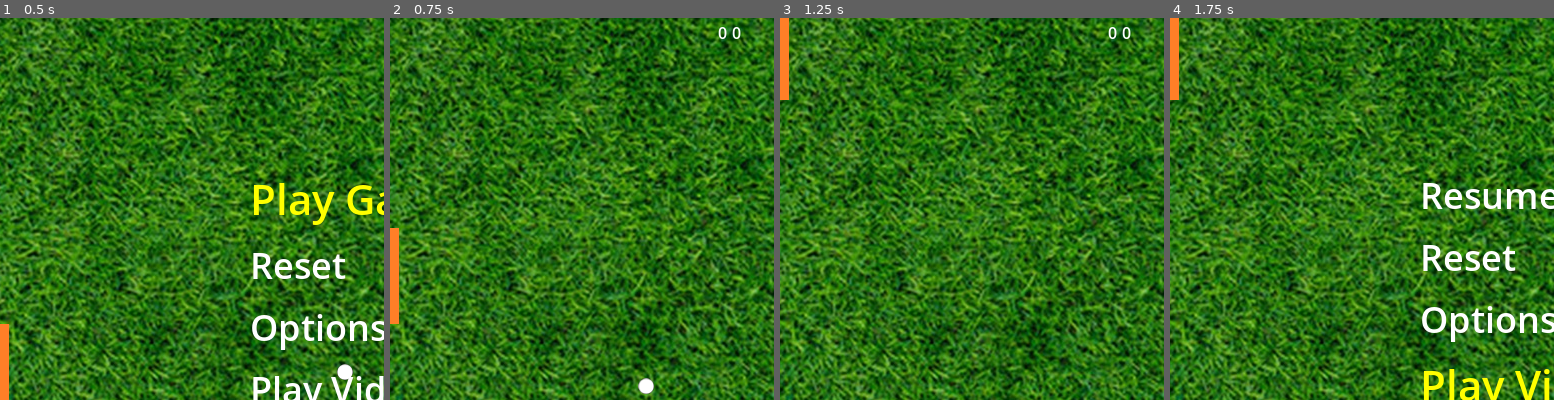
Above: before the commit, frames 1-4 (left to right).
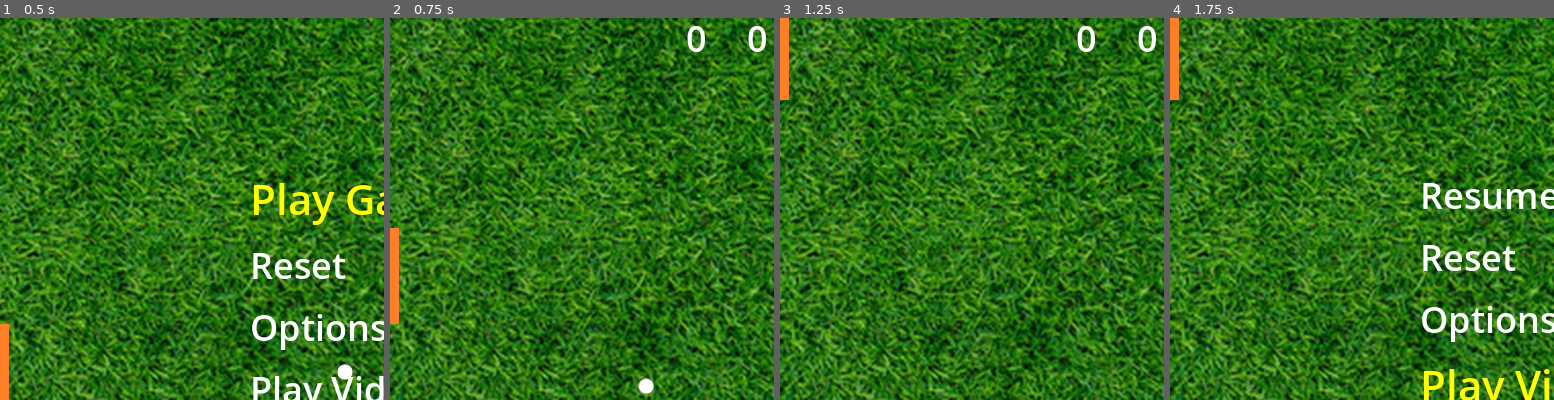
Above: after the commit, the same moments.

Repository: VDPatrick/Pong-Variant
Game: Godot game, scene res://Main.tscn
The game is run twice, just before and just after one commit, with the same random seed, the same clock (stepped at 60 frames per second) and the same inputs.
Inputs:
- Up to frame 1 (0.5 s): no input
- Up to frame 2 (0.75 s): tap Enter (confirm) at 0.5, 0.6 s; hold W (p1_up) from 0.53 s (still down)
- Up to frame 3 (1.25 s): keep holding W (p1_up)
- Up to frame 4 (1.75 s): release W (p1_up) at 1.28 s; hold Escape (back) from 1.28 s (still down); tap Enter (confirm) at 1.35 s
The pictures show only the part of the screen within x 6-56%, y 4-54%; the shares and areas given below are measured in that part.

Frame 1 is identical in both runs. In frame 2, 0.5% of the frame differs, in the area x 77-98%, y 2-9%; in frame 3, 0.5%; in frame 4, nothing differs.

Commit message:
some layout changes

Diff:
--- a/Ball.gd
+++ b/Ball.gd
@@ -7,6 +7,9 @@
 # Drag a circular PNG here (e.g., 16×16). If auto_resize_shape = true, the radius will match half the smallest texture dimension.
 @export var ball_texture: Texture2D
 @export var auto_resize_shape: bool = true
+
+signal paddle_hit
+signal wall_hit
 
 var rng: RandomNumberGenerator = RandomNumberGenerator.new()
 
@@ -34,6 +37,7 @@
 		var collider: Node2D = collision.get_collider() as Node2D
 		if collider and collider.is_in_group(&"paddle"):
 			# Angle bounce based on where the ball hit the paddle
+			emit_signal("paddle_hit")
 			var paddle_cs: CollisionShape2D = collider.get_node("CollisionShape2D") as CollisionShape2D
 			var rect: RectangleShape2D = paddle_cs.shape as RectangleShape2D
 			var half_h: float = rect.size.y * 0.5
@@ -46,6 +50,7 @@
 			velocity = Vector2(new_dir_x, 0.0).rotated(bounce_ang).normalized() * new_speed
 		else:
 			# Top/bottom wall bounce
+			emit_signal("wall_hit")
 			velocity = velocity.bounce(collision.get_normal())
 
 		var remainder: Vector2 = collision.get_remainder()
--- a/Main.gd
+++ b/Main.gd
@@ -17,6 +17,11 @@
 @onready var score_ui: Control = $CanvasLayer/Score
 
 @onready var menu: Control = $CanvasLayer/Menu
+
+@onready var music: AudioStreamPlayer2D = $Music
+@onready var sfx_paddle: AudioStreamPlayer2D = $SfxPaddle
+@onready var sfx_wall: AudioStreamPlayer2D = $SfxWall
+@onready var sfx_goal: AudioStreamPlayer2D = $SfxGoal
 
 # Remember starting positions so "Reset Game" can restore them
 var start_ball_pos: Vector2
@@ -43,6 +48,13 @@
 
 	_enter_menu()
 
+	ball.paddle_hit.connect(_on_ball_paddle_hit)
+	ball.wall_hit.connect(_on_ball_wall_hit)
+
+	# Start music once (keeps playing across menu/game)
+	if music.stream and not music.playing:
+		music.play()
+
 func _process(_delta: float) -> void:
 	if state == GameState.PLAYING and Input.is_action_just_pressed("back"):
 		_enter_menu()
@@ -51,12 +63,14 @@
 	if body == ball and state == GameState.PLAYING:
 		score_right += 1
 		_update_score()
+		sfx_goal.play()
 		ball.reset_ball(true)
 
 func _on_goal_right(body: Node) -> void:
 	if body == ball and state == GameState.PLAYING:
 		score_left += 1
 		_update_score()
+		sfx_goal.play()
 		ball.reset_ball(true)
 
 func _update_score() -> void:
@@ -124,3 +138,11 @@
 
 func _on_menu_video() -> void:
 	print("Play Video selected (TODO)")
+
+func _on_ball_paddle_hit() -> void:
+	if state == GameState.PLAYING:
+		sfx_paddle.play()
+
+func _on_ball_wall_hit() -> void:
+	if state == GameState.PLAYING:
+		sfx_wall.play()
--- a/Main.tscn
+++ b/Main.tscn
@@ -10,6 +10,9 @@
 [ext_resource type="Texture2D" uid="uid://d2aldougbakob" path="res://Goal-Placeholder.png" id="8_trn2v"]
 [ext_resource type="Script" uid="uid://rbfrn4ie5yqf" path="res://Menu.gd" id="9_03owx"]
 [ext_resource type="Texture2D" uid="uid://cgavlk1ncdjim" path="res://Grass-Placeholder.jpg" id="10_wkp8b"]
+[ext_resource type="AudioStream" uid="uid://sbi4ar2ajb3y" path="res://select.wav" id="11_20pc6"]
+[ext_resource type="AudioStream" uid="uid://ckqm1520xteed" path="res://background-placeholder.mp3" id="11_c6i3y"]
+[ext_resource type="AudioStream" uid="uid://cgxhkxsw078e3" path="res://cheer-placeholder.wav" id="13_c6i3y"]
 
 [sub_resource type="CircleShape2D" id="CircleShape2D_3dxm6"]
 radius = 8.0
@@ -130,17 +133,20 @@
 [node name="CanvasLayer" type="CanvasLayer" parent="."]
 
 [node name="Score" type="HBoxContainer" parent="CanvasLayer"]
-offset_left = 365.0
+offset_left = 341.0
 offset_top = 25.0
-offset_right = 405.0
-offset_bottom = 65.0
+offset_right = 383.0
+offset_bottom = 75.0
+theme_override_constants/separation = 40
 alignment = 1
 
 [node name="Left" type="Label" parent="CanvasLayer/Score"]
 layout_mode = 2
+theme_override_font_sizes/font_size = 36
 
 [node name="Right" type="Label" parent="CanvasLayer/Score"]
 layout_mode = 2
+theme_override_font_sizes/font_size = 36
 
 [node name="Menu" type="Control" parent="CanvasLayer"]
 layout_mode = 3
@@ -183,3 +189,23 @@
 texture_filter = 1
 position = Vector2(384, 384)
 texture = ExtResource("10_wkp8b")
+
+[node name="Music" type="AudioStreamPlayer2D" parent="."]
+stream = ExtResource("11_c6i3y")
+bus = &"Music"
+parameters/looping = true
+
+[node name="SfxPaddle" type="AudioStreamPlayer2D" parent="."]
+stream = ExtResource("11_20pc6")
+max_polyphony = 8
+bus = &"SFX"
+
+[node name="SfxWall" type="AudioStreamPlayer2D" parent="."]
+stream = ExtResource("11_20pc6")
+max_polyphony = 8
+bus = &"SFX"
+
+[node name="SfxGoal" type="AudioStreamPlayer2D" parent="."]
+stream = ExtResource("13_c6i3y")
+max_polyphony = 3
+bus = &"SFX"
--- /dev/null
+++ b/default_bus_layout.tres
@@ -0,0 +1,15 @@
+[gd_resource type="AudioBusLayout" format=3 uid="uid://2hsj0qnw0qxx"]
+
+[resource]
+bus/1/name = &"Music"
+bus/1/solo = false
+bus/1/mute = false
+bus/1/bypass_fx = false
+bus/1/volume_db = 0.0
+bus/1/send = &"Master"
+bus/2/name = &"SFX"
+bus/2/solo = false
+bus/2/mute = false
+bus/2/bypass_fx = false
+bus/2/volume_db = 0.0
+bus/2/send = &"Master"
Not shown: 1 places in Main.tscn that only renumber resources
Not shown, added: background-placeholder.mp3.import
Not shown, added: cheer-placeholder.wav.import
Not shown, added: export_presets.cfg
Not shown, added: guitar.wav.import
Not shown, added: select.wav.import
Not shown, added: background-placeholder.mp3
Not shown, added: cheer-placeholder.wav
Not shown, added: guitar.wav
Not shown, added: select.wav
